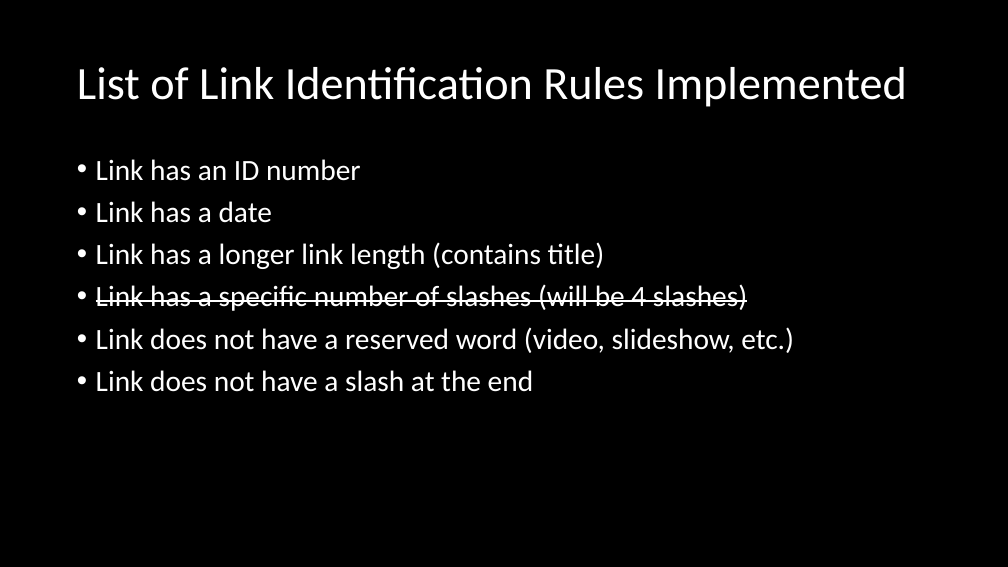
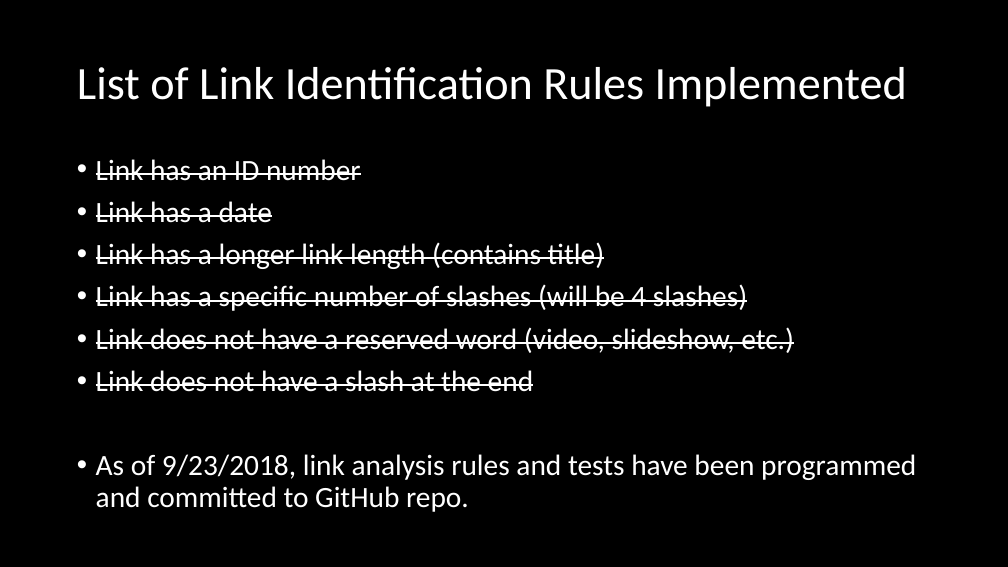
Before and after one commit to nickarummel/CSC499-Rummel-Research, a slide deck: slide 45 of NRummel_PTD.pptx. Drawn at 1008x567 pixels with LibreOffice and Linux fonts; fonts in the diff are those of the drawing. Boxes give left, top, right and bottom in pixels: in the first picture for what was removed or moved away, otherwise in the second. Text is boxed around its words. In the diff, an @@ line names an element or a change of style, - is before the commit and + after.

Commit message:
Updated PTD from Visual Features/Link Analysis
An updated copy of my primary technical documentation.

```diff
--- a/NRummel_PTD.pptx
+++ b/NRummel_PTD.pptx
@@ text at bbox=[96, 159, 794, 392]: strikethrough on in "Link has an ID number", "Link has a date", "Link has a longer link length (contains ...", "Link does not have a reserved word ..." and 1 more places @@
@@ text at bbox=[96, 454, 916, 512]: paragraph added @@
+• As of 9/23/2018, link analysis rules and tests have been programmed and committed to GitHub repo.
```
